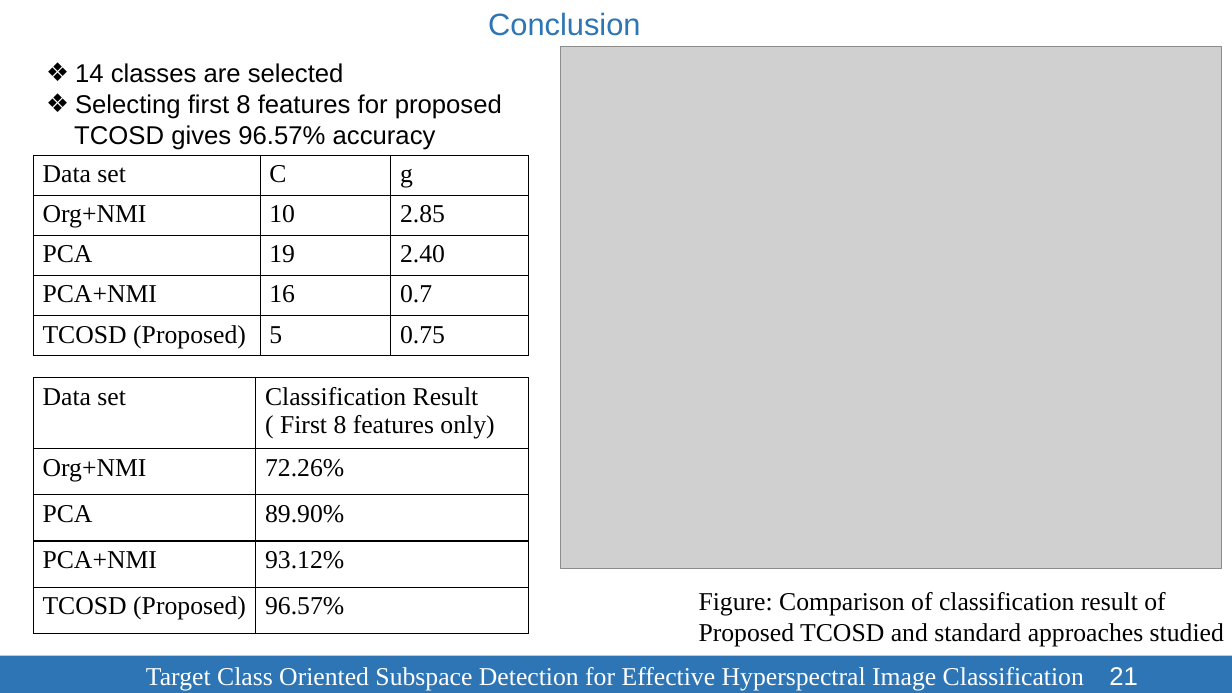
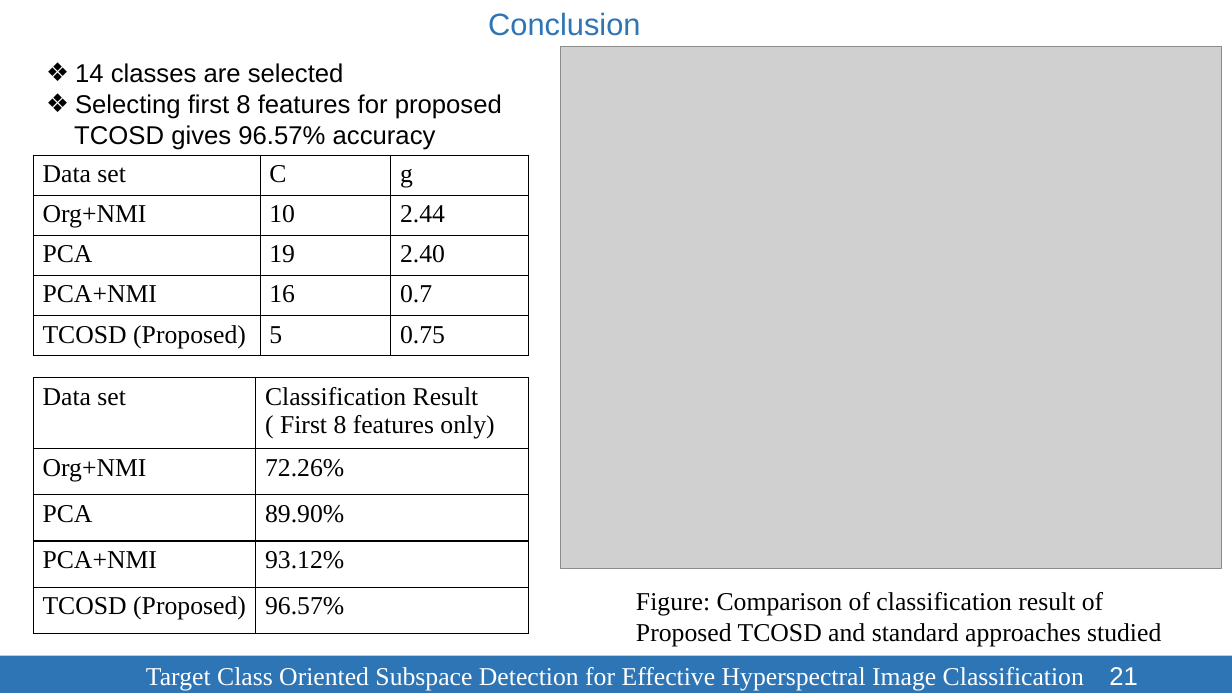
Before and after one commit to SleepyBrain/Remote-Sensing, a slide deck: slide 21 of Presentation/TCOSD-123086.pptx. Drawn at 1232x693 pixels with LibreOffice and Linux fonts; fonts in the diff are those of the drawing; grey boxes stand for pictures; background and template pictures are left out. Boxes give left, top, right and bottom in pixels: in the first picture for what was removed or moved away, otherwise in the second. Text is boxed around its words. In the diff, an @@ line names an element or a change of style, - is before the commit and + after.

```diff
--- a/Presentation/TCOSD-123086.pptx
+++ b/Presentation/TCOSD-123086.pptx
@@ table at bbox=[33, 155, 528, 356] @@
-row 2, column 3: 2.85
+row 2, column 3: 2.44
@@ text "Figure: Comparison of classification result ...": place and size @@
-text "Figure: Comparison of classification result ..." at bbox=[699, 592, 1224, 646]
+text "Figure: Comparison of classification result ..." at bbox=[636, 592, 1161, 646]
```
Also in this commit, not shown: 5 other slides changed.
